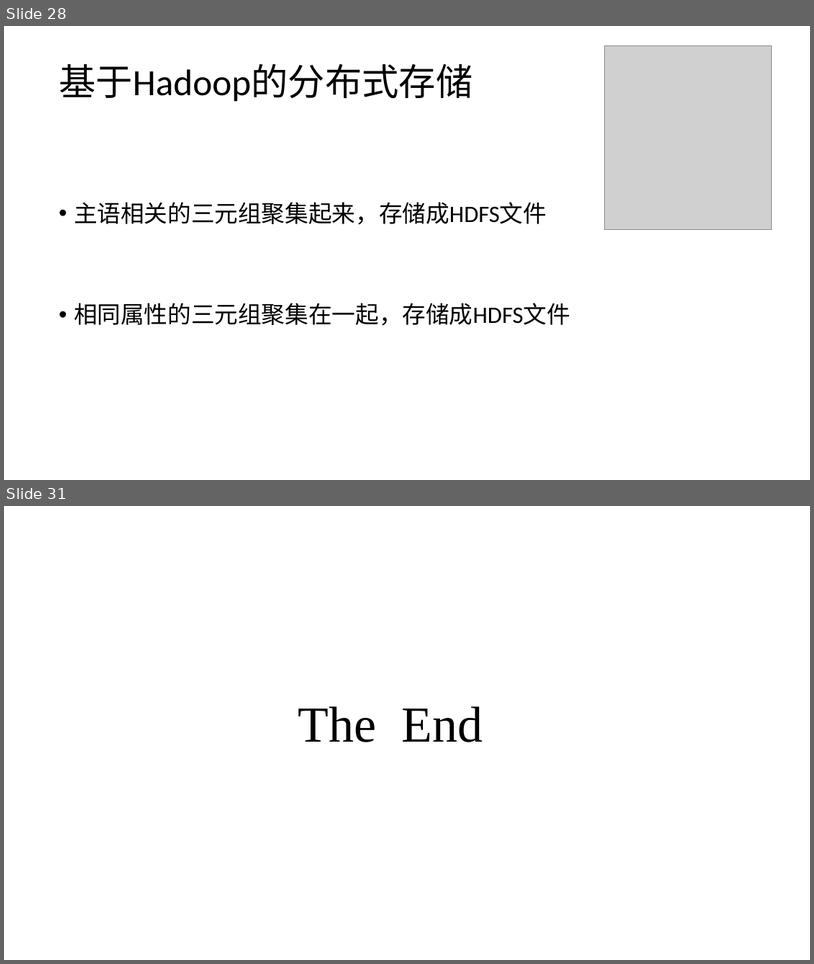
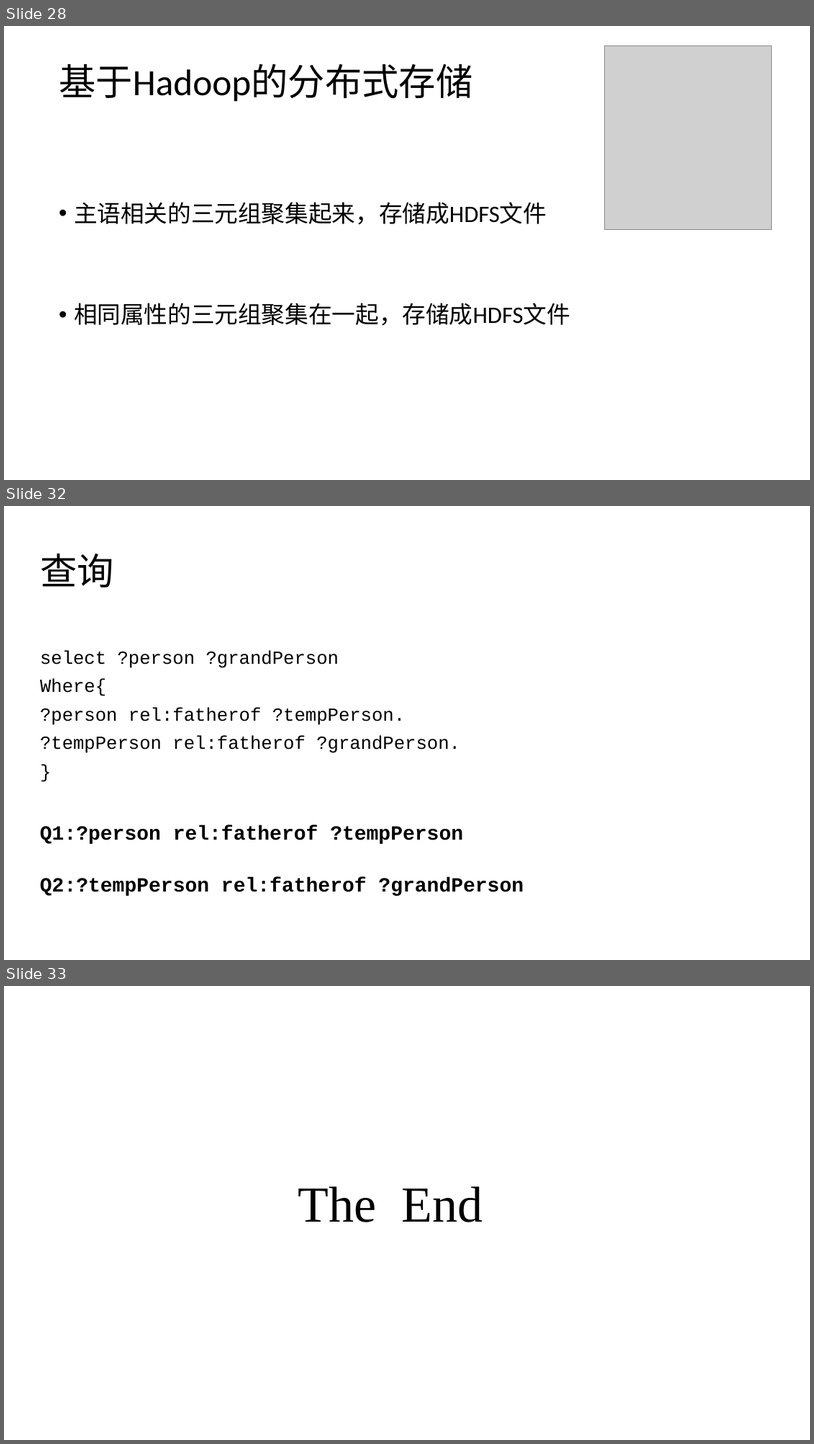
Before and after one commit to zyxdSTU/presetation, a slide deck: 知识图谱存储与查询/知识图谱的查询与存储.pptx. Shown one above the other, each under a label of ours: slides 28 and 31 before the commit, slides 28, 32 and 33 after it; the slides between them are not shown. The pictures are 814x964 and 814x1444 pixels, drawn with LibreOffice and Linux fonts; fonts in the diff are those of the drawing; grey boxes stand for pictures. Boxes give left, top, right and bottom in pixels: in the first picture for what was removed or moved away, otherwise in the second. Text is boxed around its words. In the diff, an @@ line names an element or a change of style, - is before the commit and + after.

```diff
--- a/知识图谱存储与查询/知识图谱的查询与存储.pptx
+++ b/知识图谱存储与查询/知识图谱的查询与存储.pptx
@@ slide 32 added at bbox=[4, 506, 810, 960], background #FFFFFF @@
@@ title added at bbox=[40, 554, 114, 587], 44 pt, text #000000 @@
+查询
@@ text added at bbox=[40, 650, 460, 753], 22 pt, text #000000 @@
+select ?person ?grandPerson
+Where{
+?person rel:fatherof ?tempPerson.
+?tempPerson rel:fatherof ?grandPerson.
+}
@@ text added at bbox=[40, 825, 463, 844], 24 pt, text #000000, bold @@
+Q1:?person rel:fatherof ?tempPerson
@@ text added at bbox=[40, 878, 524, 896], 24 pt, text #000000, bold @@
+Q2:?tempPerson rel:fatherof ?grandPerson
@@ what was slide 31 is now slide 33 @@
```
Also in this commit, not shown: 3 slides changed, 3 other slides added, 2 slides removed, 2 other files.
